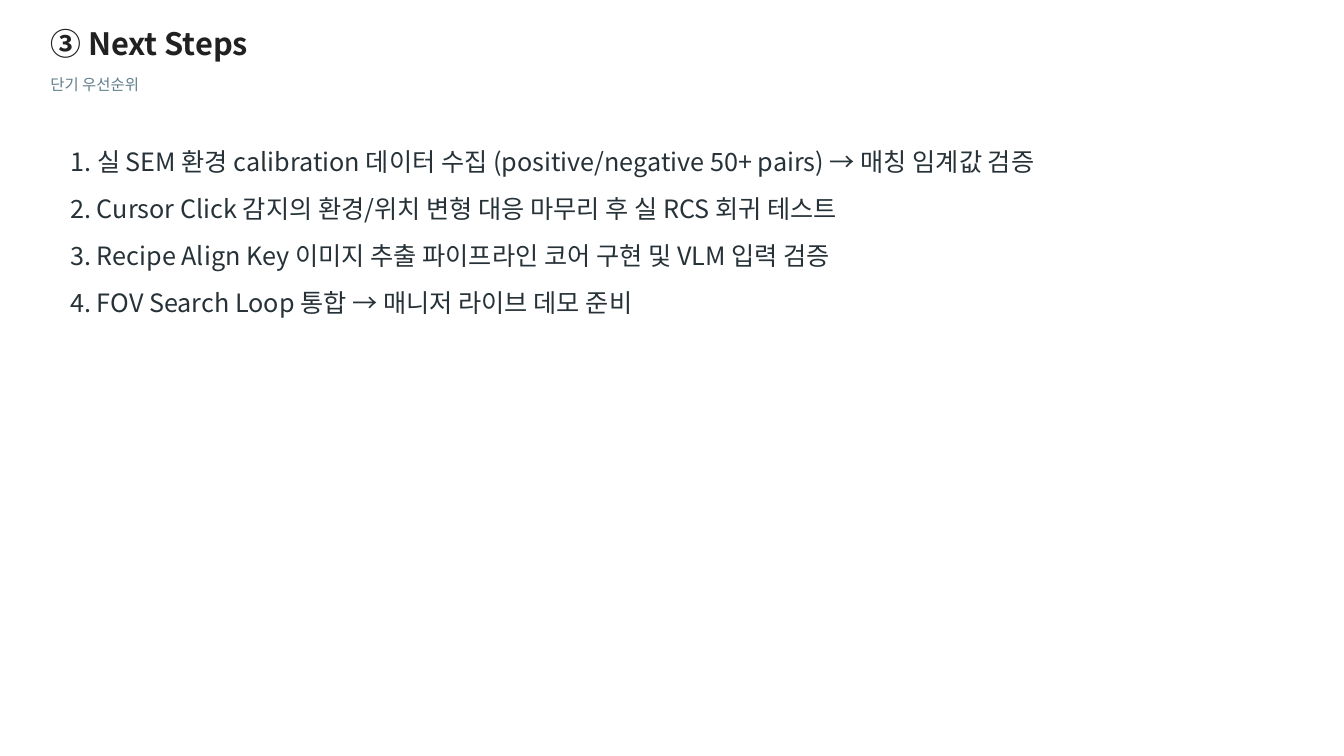
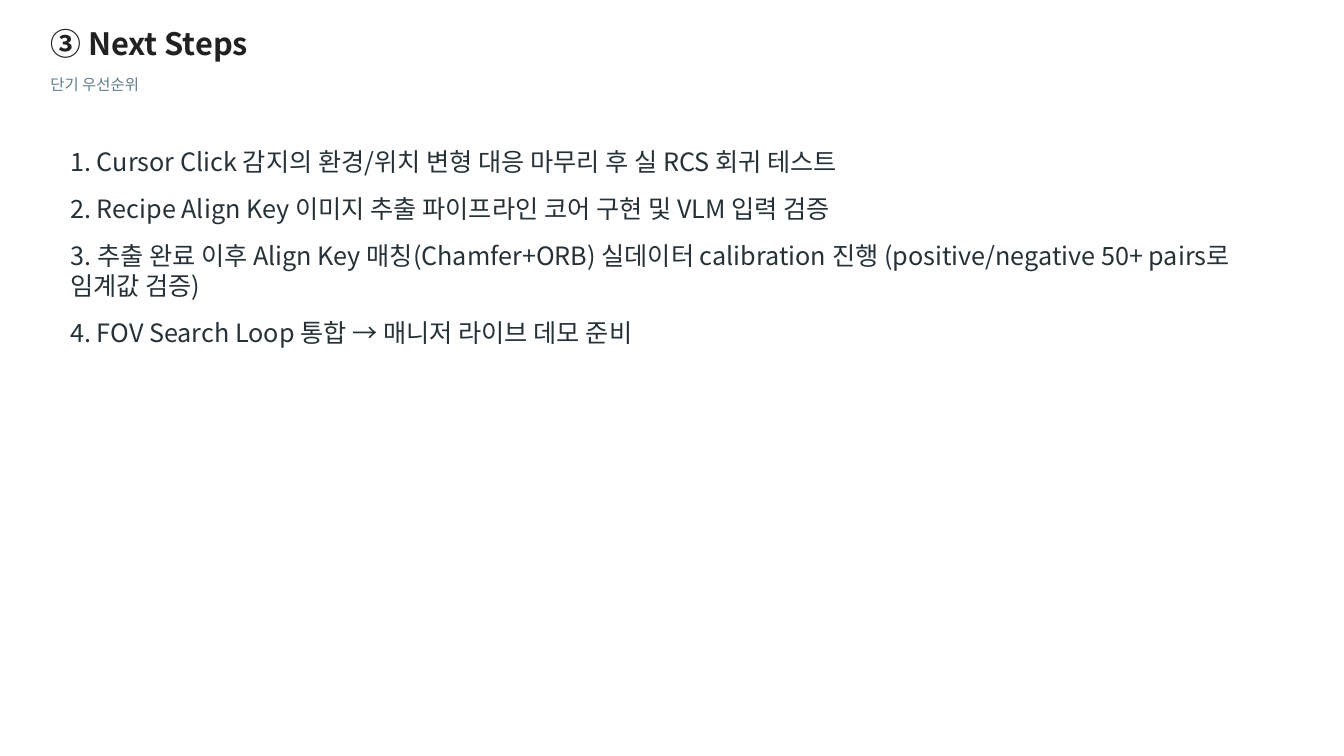
Before and after one commit to DarrenKoi/auto_recipe_creator, a slide deck: slide 4 of poc/workflow_2/docs/workflow_2_status_report.pptx. Drawn at 1344x756 pixels with LibreOffice and Linux fonts; fonts in the diff are those of the drawing. Boxes give left, top, right and bottom in pixels: in the first picture for what was removed or moved away, otherwise in the second. Text is boxed around its words. In the diff, an @@ line names an element or a change of style, - is before the commit and + after.

```diff
--- a/poc/workflow_2/docs/workflow_2_status_report.pptx
+++ b/poc/workflow_2/docs/workflow_2_status_report.pptx
@@ text at box(70, 150, 1230, 300): text changed @@
-1. 실 SEM 환경 calibration 데이터 수집 (positive/negative 50+ pairs) → 매칭 임계값 검증
-2. Cursor Click 감지의 환경/위치 변형 대응 마무리 후 실 RCS 회귀 테스트
-3. Recipe Align Key 이미지 추출 파이프라인 코어 구현 및 VLM 입력 검증
+1. Cursor Click 감지의 환경/위치 변형 대응 마무리 후 실 RCS 회귀 테스트
+2. Recipe Align Key 이미지 추출 파이프라인 코어 구현 및 VLM 입력 검증
+3. 추출 완료 이후 Align Key 매칭(Chamfer+ORB) 실데이터 calibration 진행 (positive/negative 50+ pairs로 임계값 검증)
```
Also in this commit, not shown: 3 other slides changed, 2 other files.
